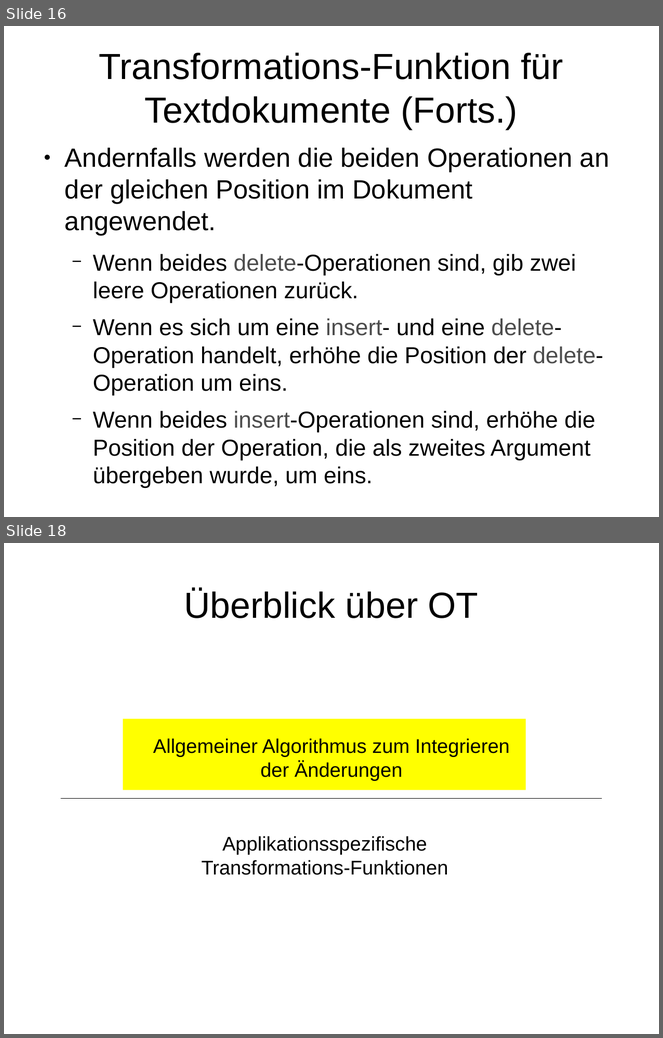
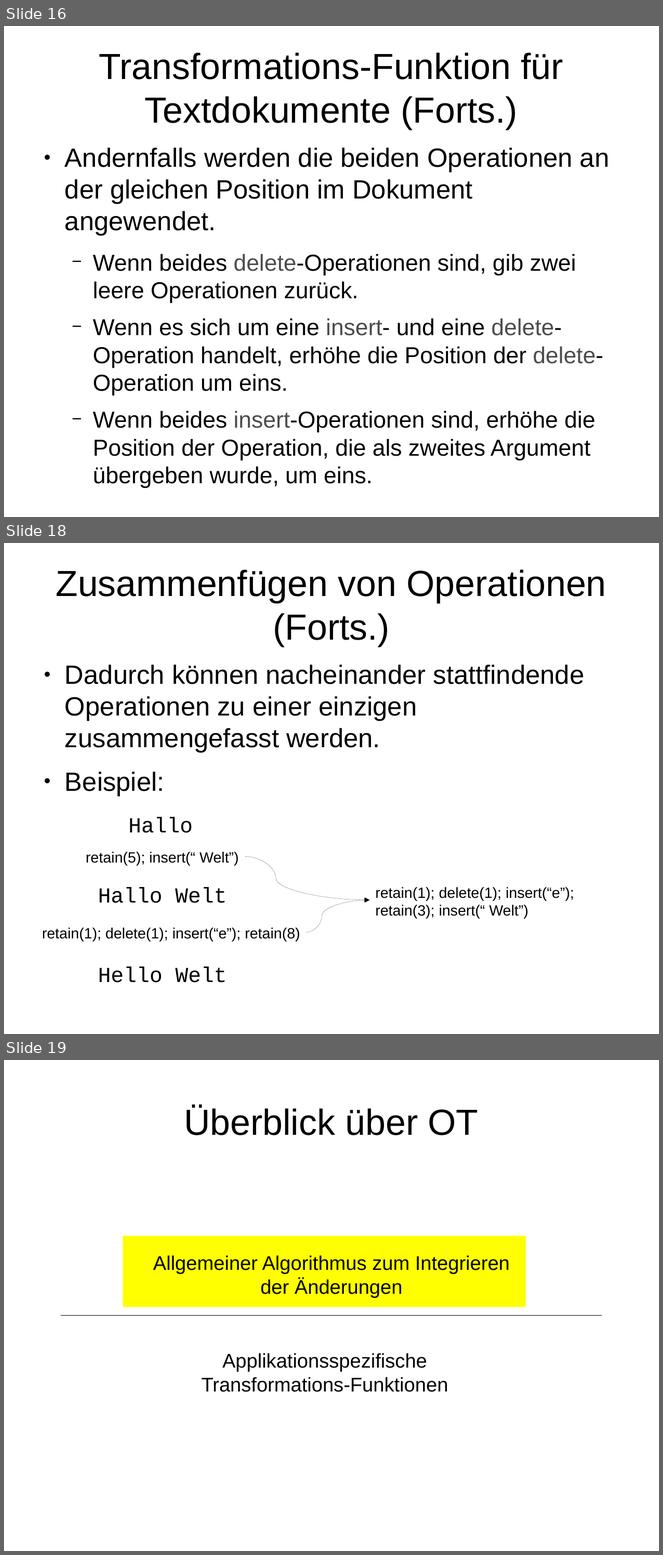
Before and after one commit to timjb/presentations, a slide deck: operational-transformation/operational-transformation.odp. Shown one above the other, each under a label of ours: slides 16 and 18 before the commit, slides 16, 18 and 19 after it; the slides between them are not shown. The pictures are 663x1038 and 663x1555 pixels, drawn with LibreOffice and Linux fonts; fonts in the diff are those of the drawing. Boxes give left, top, right and bottom in pixels: in the first picture for what was removed or moved away, otherwise in the second. Text is boxed around its words. In the diff, an @@ line names an element or a change of style, - is before the commit and + after.

Commit message:
Beschreibe zusammenfügbare Operationen, die Aufgaben des Servers

```diff
--- a/operational-transformation/operational-transformation.odp
+++ b/operational-transformation/operational-transformation.odp
@@ slide 18 added at (4, 543, 659, 1034), background #FFFFFF @@
@@ title added at (55, 570, 607, 646), 44 pt, text #000000 @@
+Zusammenfügen von Operationen (Forts.)
@@ text added at (65, 665, 585, 796), 32 pt, text #000000 @@
+● Dadurch können nacheinander stattfindende Operationen zu einer einzigen zusammengefasst werden.
+● Beispiel:
@@ text added at (128, 817, 193, 833), 26 pt, text #000000 @@
+Hallo
@@ text added at (86, 852, 239, 866), 18 pt, text #000000 @@
+retain(5); insert(“ Welt”)
@@ curved arrow added from (245, 857) to (370, 900), #000000 0 pt @@
@@ text added at (98, 887, 227, 903), 26 pt, text #000000 @@
+Hallo Welt
@@ curved arrow added from (306, 933) to (370, 900), #000000 0 pt @@
@@ text added at (375, 887, 574, 919), 18 pt, text #000000 @@
+retain(1); delete(1); insert(“e”);
+retain(3); insert(“ Welt”)
@@ text added at (42, 928, 300, 942), 18 pt, text #000000 @@
+retain(1); delete(1); insert(“e”); retain(8)
@@ text added at (98, 967, 227, 983), 26 pt, text #000000 @@
+Hello Welt
@@ what was slide 18 is now slide 19 @@
```
Also in this commit, not shown: 4 other slides added, 1 slide removed, 1 other file.
